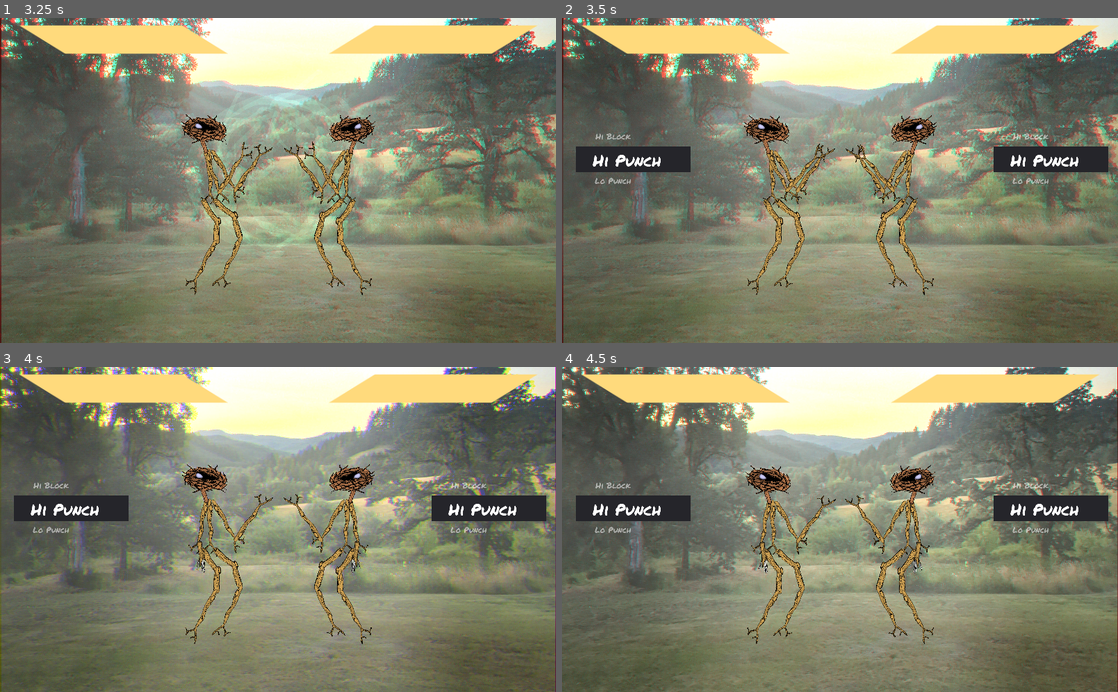
Above: before the commit, frames 1-4 (two rows, left to right).
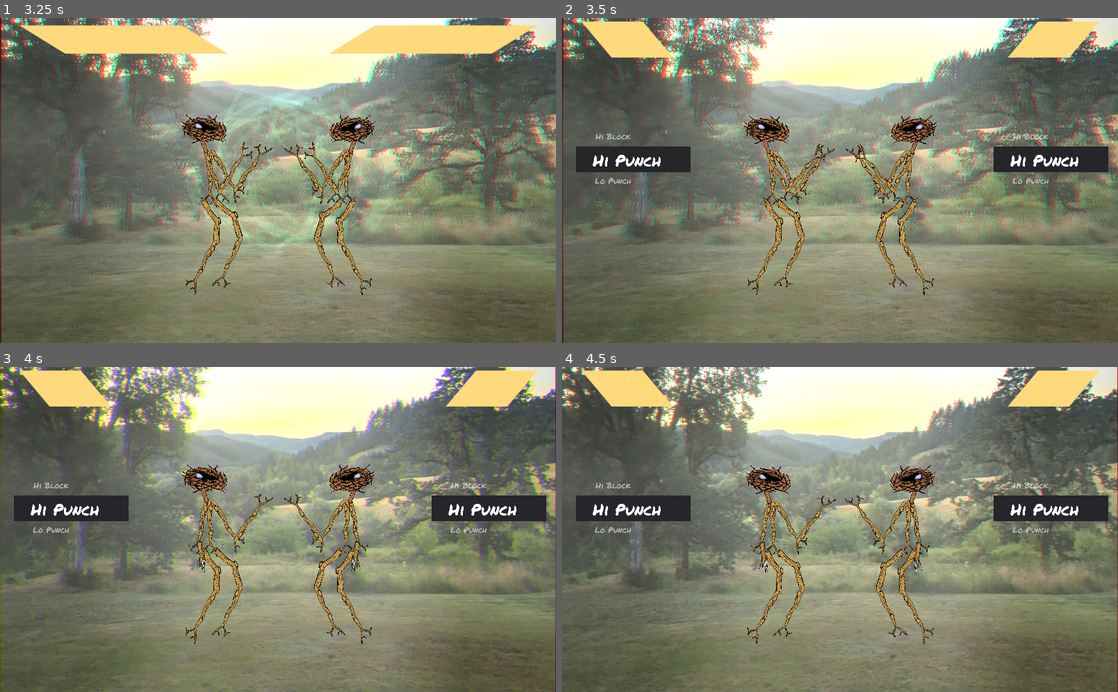
Above: after the commit, the same moments.

Repository: thesage1014/pigsSSJomt
Game: Godot game, scene res://sticky.tscn
The game is run twice, just before and just after one commit, with the same random seed, the same clock (stepped at 60 frames per second) and the same inputs.
Inputs:
- Up to frame 1 (3.25 s): hold Left (p1_a) 0.53-1.28 s; tap Up (p1_b) at 1.35 s; hold Down (p1_c) 2.03-2.78 s; tap A (p2_a) at 2.85 s
- Up to frame 2 (3.5 s): no input
- Up to frame 3 (4 s): hold E (p2_b) from 3.53 s (still down)
- Up to frame 4 (4.5 s): tap Enter at 4.25 s; release E (p2_b) at 4.28 s; tap D (p2_c) at 4.35 s

Frame 1 is identical in both runs. In frame 2, 4.4% of the frame differs, in the area x 3-97%, y 1-13%; in frame 3, 4.4%; in frame 4, 4.4%.

Commit message:
for the sake

Diff:
--- a/scripts/AttackRoller.gd
+++ b/scripts/AttackRoller.gd
@@ -20,8 +20,6 @@
 
 
 func update_roller(attacks, newAttack):
-	if attacks.size() <= 1 :
-		attacks.append(['wriggle',"Wriggle"])
 	activeAttack = attacks[newAttack][1]
 
 	get_node("ActiveAttack").text = activeAttack
--- a/scripts/Fighter1.gd
+++ b/scripts/Fighter1.gd
@@ -6,7 +6,6 @@
 var nextMove = 1
 #var moveCount = 0
 var MoveList = [
-				#['One More Time','One More Time', -100],
 				['punchR','Lo Punch',30],
 				['punchL','Hi Punch',50],
 				['blockHi','Hi Block',0],
@@ -14,9 +13,10 @@
 				['kickR','Hi Kick',50],
 				['kickL','Lo Kick',30]
 				]
+var WriggleAnim = ['wriggle','wriggle',0]
 var usedOnce = []
 onready var hpStartSize = get_node("HealthBar").rect_size
-export(NodePath) onready var enemy = ""
+export(NodePath) onready var enemy = get_node(enemy)
 export var playerNumber = 1
 export var hitPoints = 100
 var btn = []
@@ -30,7 +30,6 @@
 	#moveCount = MoveList.size() -1 # for some reason it counts size from 1 but calls array members from 0, so calling array[array.size] causes a crash
 	#print("move count: ", moveCount)
 	var animList = get_node("Skeleton/AnimationPlayer").get_animation_list()
-	print("enemy: " + str(enemy) + "self: " + str(self))
 	#MoveList = animList
 
 	if playerNumber == 1 :
@@ -60,10 +59,12 @@
 
 func sendAttack():
 	CheckLength()
-
 	emit_signal("on_send_attack")
+	CheckLength()
 	alreadySelected = false
-	if MoveList.size()-1 > 0 :
+	if MoveList.size()-1 > 0:
+		print(MoveList)
+		enemy.TakeDamage(MoveList[nextMove][2])
 		get_node("Skeleton/AnimationPlayer").current_animation = MoveList[nextMove][0]
 		if usedOnce.has(MoveList[nextMove][0]) :
 			usedOnce.remove(MoveList[nextMove][0])
@@ -71,19 +72,23 @@
 
 		else :
 			usedOnce.append(MoveList[nextMove][0])
+	elif not usedOnce.has(['One More Time','One More Time', -100]):
+		MoveList.append(['One More Time','One More Time', -100])
 
 
 func CheckLength():
-	if nextMove > MoveList.size()-1:
-		nextMove = 0
-	elif nextMove < 0:
-		nextMove = MoveList.size()-1
-	return
+	if MoveList.size() == 0:
+		MoveList.append(WriggleAnim)
+	else:
+		if nextMove > MoveList.size()-1:
+			nextMove = 0
+		elif nextMove < 0:
+			nextMove = MoveList.size()-1
 
 func TakeDamage(damage):
-	if(not MoveList[nextMove][0].begins_with("block")):
+	if(MoveList.size() > nextMove and not MoveList[nextMove][0].begins_with("block")):
 		hitPoints -= damage
-	get_node("HealthBar").rect_size = hpStartSize * Vector2(100/hitPoints,1)
+	get_node("HealthBar").rect_size = hpStartSize * Vector2(hitPoints/100,1)
 	return hitPoints
 
 func _process(delta):
@@ -91,5 +96,4 @@
 
 
 func _on_Timer_on_timed_attack():
-	print("sent")
 	sendAttack()
--- a/sticky.tscn
+++ b/sticky.tscn
@@ -142,10 +142,12 @@
 
 [node name="Fighter1" parent="." instance=ExtResource( 7 )]
 position = Vector2( -110.194, -6.64807 )
+enemy = NodePath("../Fighter2")
 
 [node name="Fighter2" parent="." instance=ExtResource( 7 )]
 position = Vector2( -618.799, -6.64807 )
 scale = Vector2( -1, 1 )
+enemy = NodePath("../Fighter1")
 playerNumber = 2
 
 [node name="AudioStreamPlayer" type="AudioStreamPlayer" parent="."]
